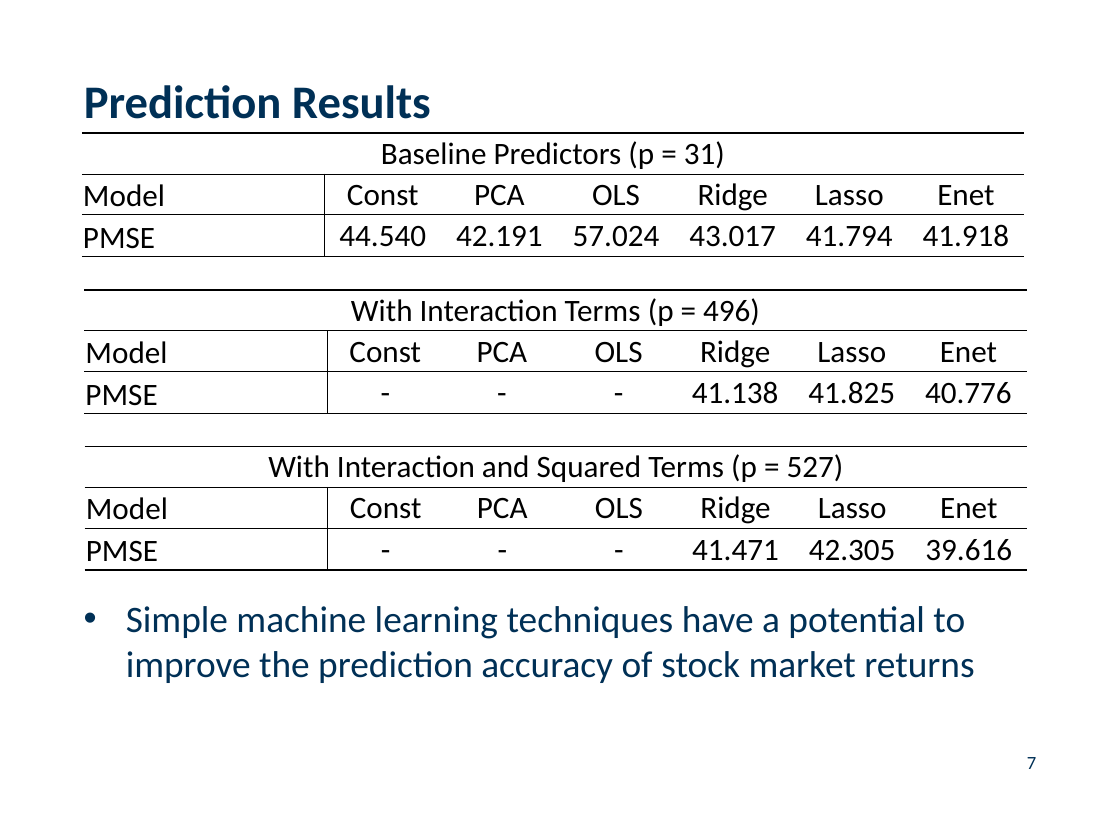
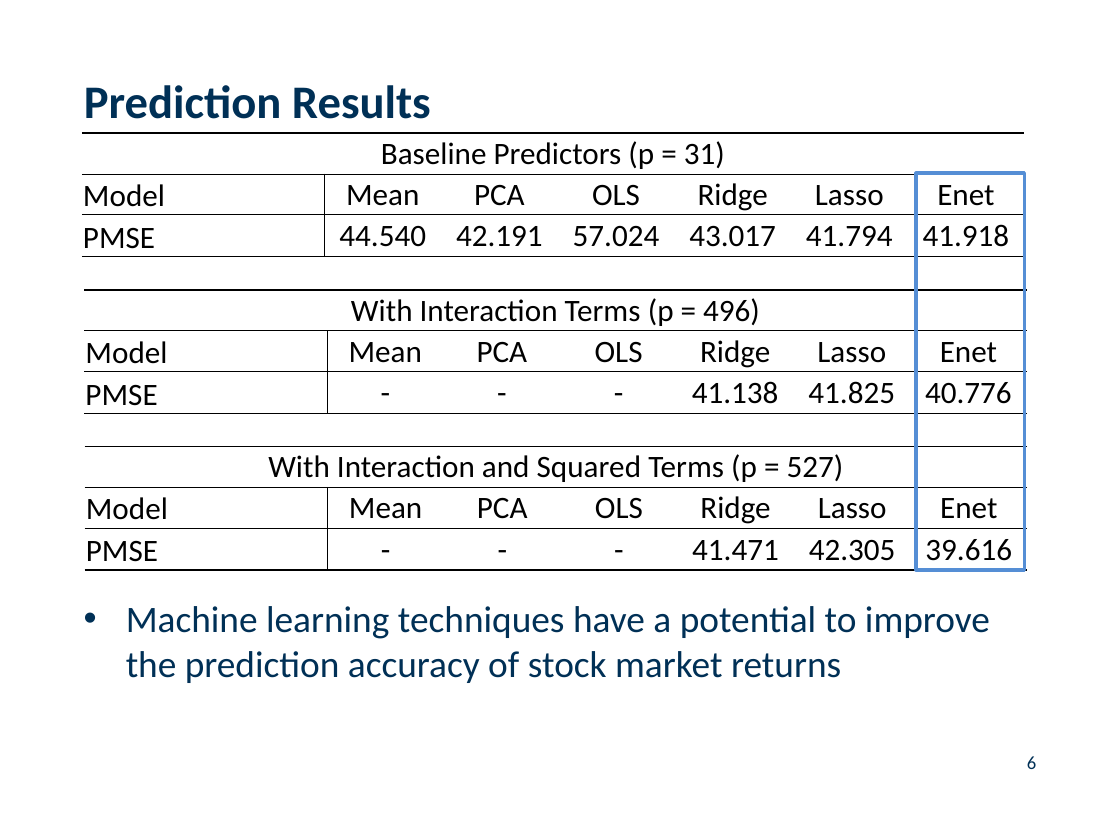
Before and after one commit to paveles/Machine_Learning_and_Equity_Index_Returns, a slide deck: slide 6 of reports/MachineLearning_StockMarketReturns_short.pptx (slide 7 before the commit). Drawn at 1120x840 pixels with LibreOffice and Linux fonts; fonts in the diff are those of the drawing; background and template pictures are left out. Boxes give left, top, right and bottom in pixels: in the first picture for what was removed or moved away, otherwise in the second. Text is boxed around its words. In the diff, an @@ line names an element or a change of style, - is before the commit and + after.

```diff
--- a/reports/MachineLearning_StockMarketReturns_short.pptx
+++ b/reports/MachineLearning_StockMarketReturns_short.pptx
@@ table at box(82, 109, 1024, 256) @@
-row 3, column 2: Const
+row 3, column 2: Mean
@@ rectangle added at box(916, 174, 1025, 570), outline #558ED5 2 pt @@
@@ table at box(84, 248, 1026, 413) @@
-row 3, column 2: Const
+row 3, column 2: Mean
@@ table at box(85, 422, 1027, 570) @@
-row 3, column 2: Const
+row 3, column 2: Mean
@@ text at box(126, 606, 990, 683): text changed @@
-• Simple machine learning techniques have a potential to improve the prediction accuracy of stock market returns
+• Machine learning techniques have a potential to improve the prediction accuracy of stock market returns
@@ page number at box(1027, 756, 1036, 769): text changed @@
-7
+6
```
Also in this commit, not shown: 5 other slides changed, 3 slides added, 1 slide removed, 2 other files.
